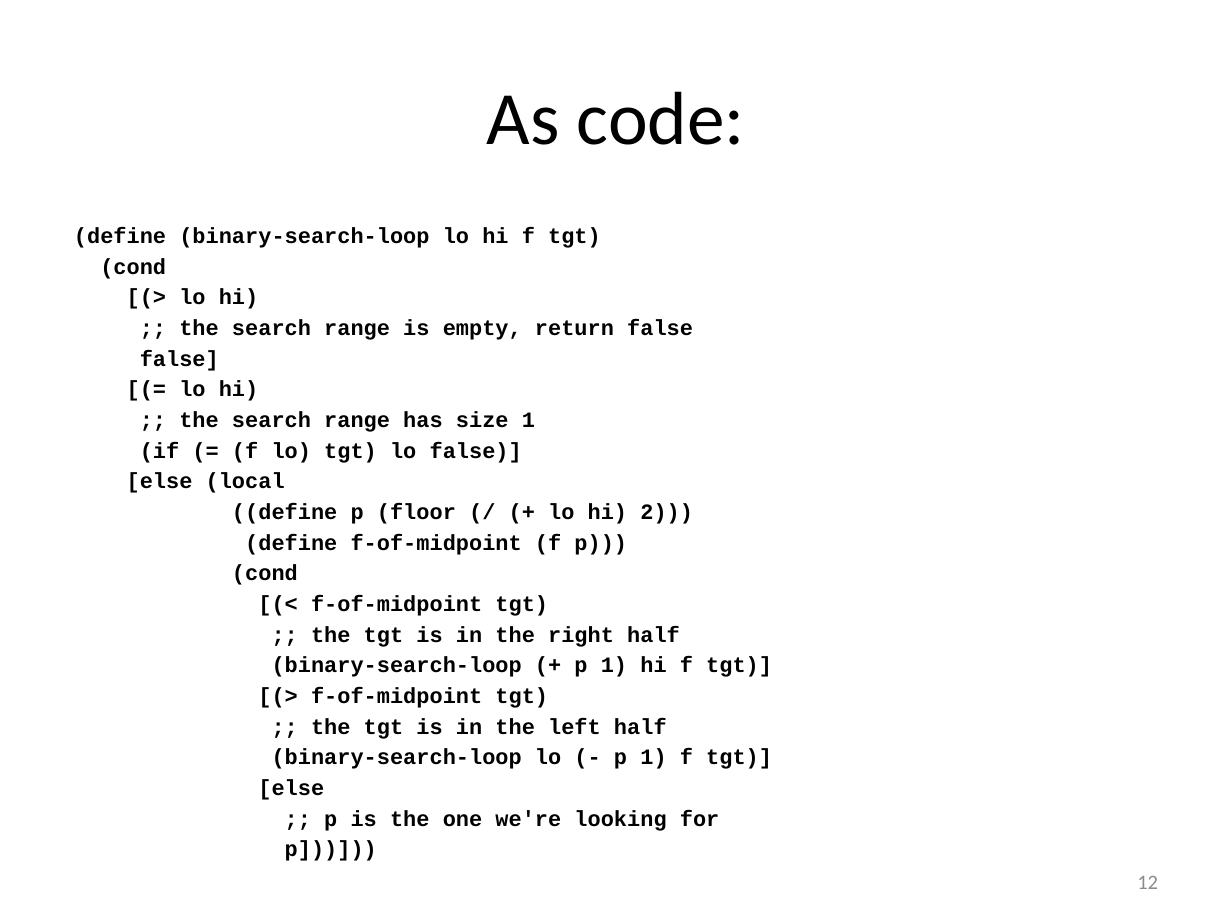
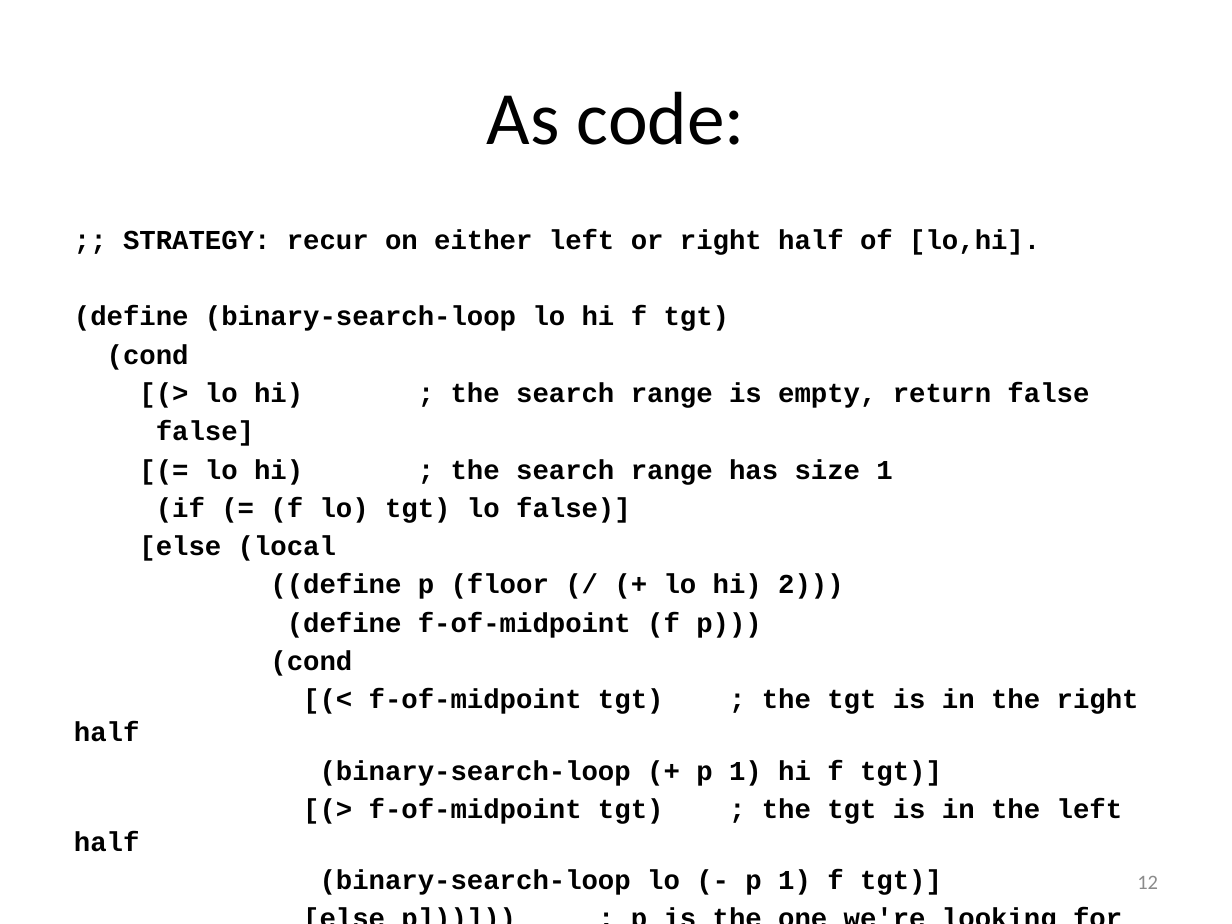
Before and after one commit to mwand/cs5010f16, a slide deck: slide 12 of Slides/Lesson 8.3 Binary Search.pptx. Drawn at 1232x924 pixels with LibreOffice and Linux fonts; fonts in the diff are those of the drawing. Boxes give left, top, right and bottom in pixels: in the first picture for what was removed or moved away, otherwise in the second. Text is boxed around its words. In the diff, an @@ line names an element or a change of style, - is before the commit and + after.

```diff
--- a/Slides/Lesson 8.3 Binary Search.pptx
+++ b/Slides/Lesson 8.3 Binary Search.pptx
@@ text at (x1=123, y1=229, x2=1040, y2=255): paragraph added @@
+;; STRATEGY: recur on either left or right half of [lo,hi].
@@ text at (x1=74, y1=306, x2=942, y2=895): size 12.8 to 16 pt in "(define (binary-search-loop lo hi f tgt)", "(cond", "false]", "(if (= (f lo) tgt) lo false)]" and 6 more places @@
@@ text at (x1=205, y1=383, x2=1089, y2=408): text changed; size 12.8 to 16 pt @@
-[(> lo hi)
-;; the search range is empty, return false
+[(> lo hi) ; the search range is empty, return false
@@ text at (x1=205, y1=459, x2=892, y2=485): text changed; size 12.8 to 16 pt @@
-[(= lo hi)
-;; the search range has size 1
+[(= lo hi) ; the search range has size 1
@@ text at (x1=74, y1=689, x2=1139, y2=742): text changed; size 12.8 to 16 pt @@
-[(< f-of-midpoint tgt)
-;; the tgt is in the right half
+[(< f-of-midpoint tgt) ; the tgt is in the right half
@@ text at (x1=258, y1=779, x2=720, y2=831): text changed; size 12.8 to 16 pt @@
-[else
-;; p is the one we're looking for
-p]))]))
+[else p]))])) ; p is the one we're looking for
@@ text at (x1=74, y1=799, x2=1123, y2=852): text changed; size 12.8 to 16 pt @@
-[(> f-of-midpoint tgt)
-;; the tgt is in the left half
+[(> f-of-midpoint tgt) ; the tgt is in the left half
```
Also in this commit, not shown: 3 other files.
